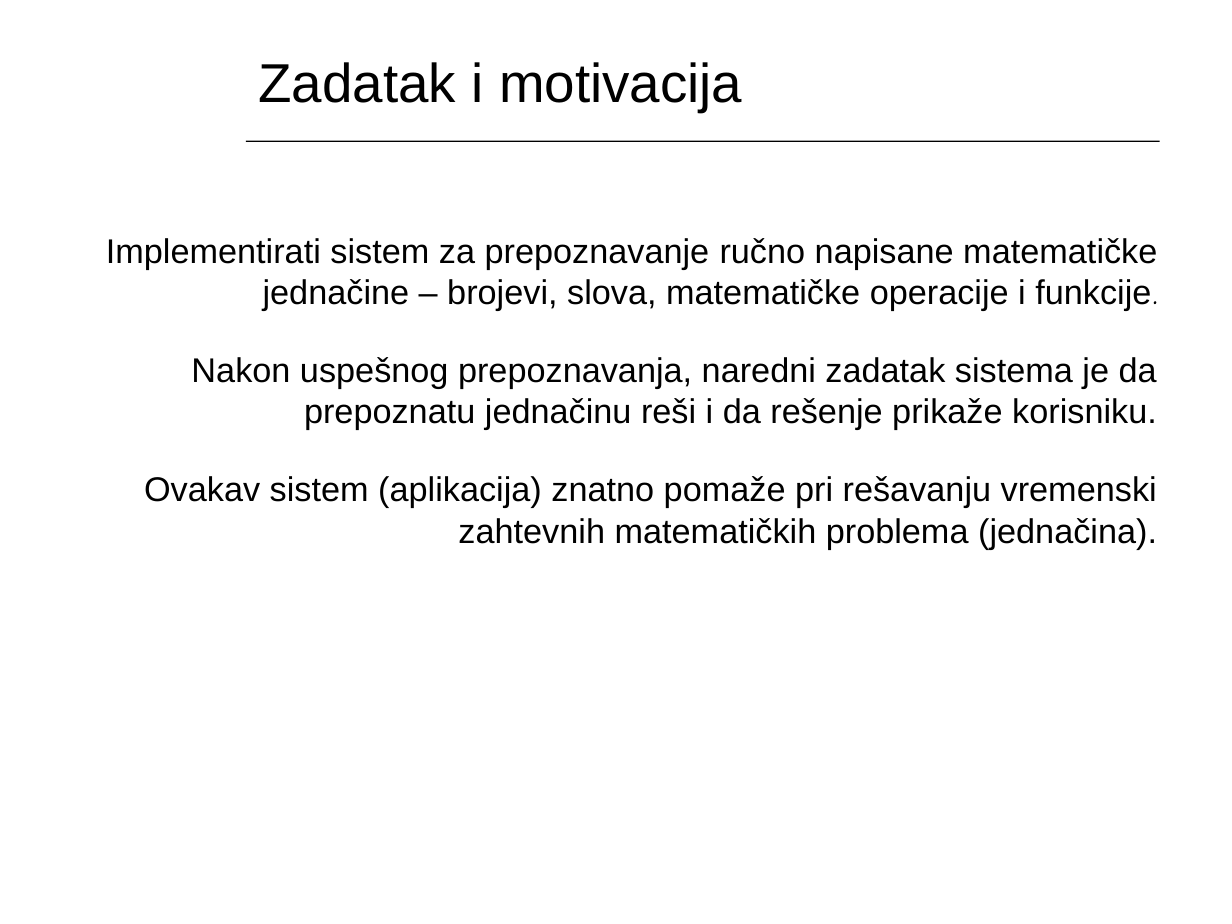
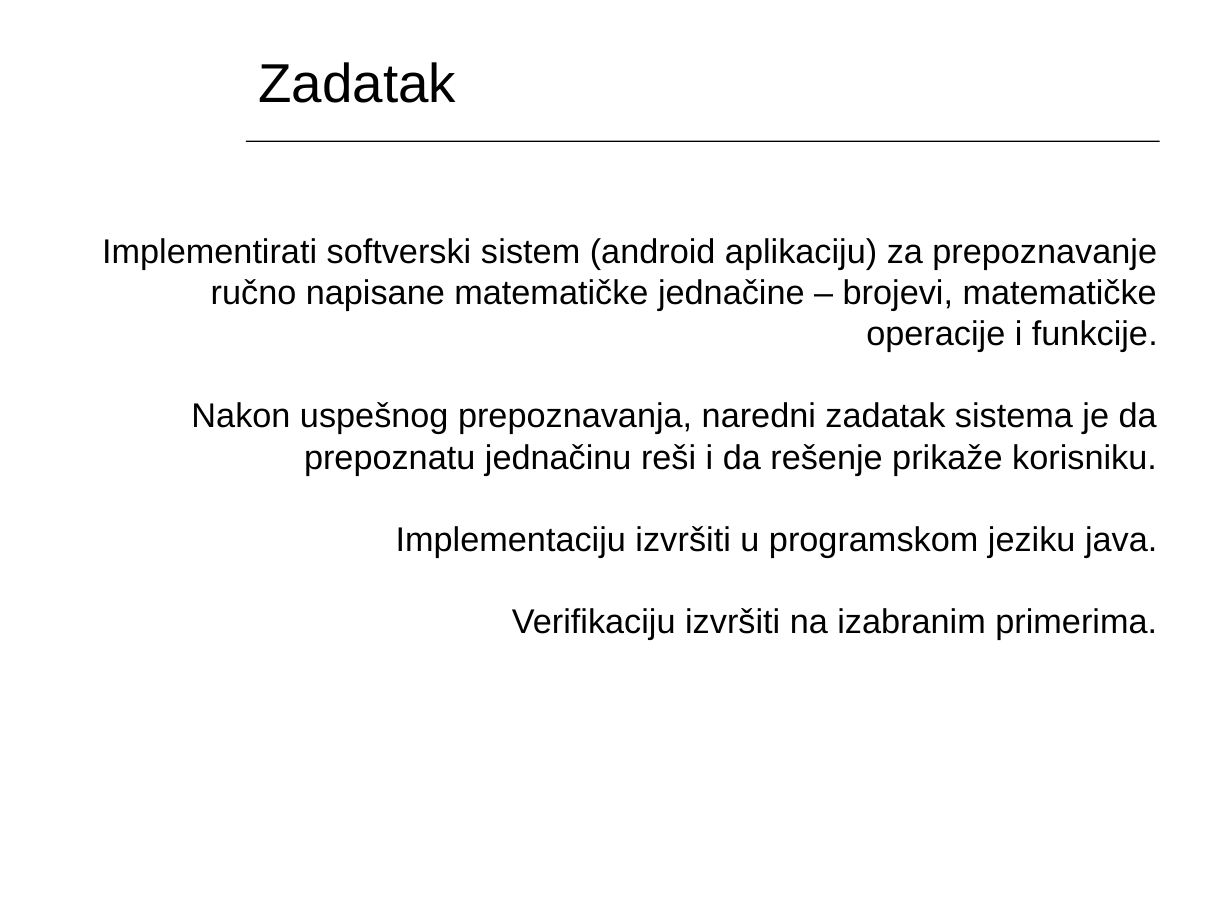
Before and after one commit to nenadrad/softProjekat, a slide deck: slide 2 of softProjekat.pptx. Drawn at 1232x924 pixels with LibreOffice and Linux fonts; fonts in the diff are those of the drawing; background and template pictures are left out. Boxes give left, top, right and bottom in pixels: in the first picture for what was removed or moved away, otherwise in the second. Text is boxed around its words. In the diff, an @@ line names an element or a change of style, - is before the commit and + after.

```diff
--- a/softProjekat.pptx
+++ b/softProjekat.pptx
@@ text at [258, 62, 456, 103]: text changed @@
-Zadatak i motivacija
+Zadatak
@@ text at [102, 238, 1158, 352]: text changed @@
-Implementirati sistem za prepoznavanje ručno napisane matematičke jednačine – brojevi, slova, matematičke operacije i funkcije.
+Implementirati softverski sistem (android aplikaciju) za prepoznavanje ručno napisane matematičke jednačine – brojevi, matematičke operacije i funkcije.
@@ text at [396, 526, 1157, 639]: text changed @@
-Ovakav sistem (aplikacija) znatno pomaže pri rešavanju vremenski zahtevnih matematičkih problema (jednačina).
+Implementaciju izvršiti u programskom jeziku java.
+Verifikaciju izvršiti na izabranim primerima.
```
Also in this commit, not shown: 3 other slides changed, 8 slides added.
